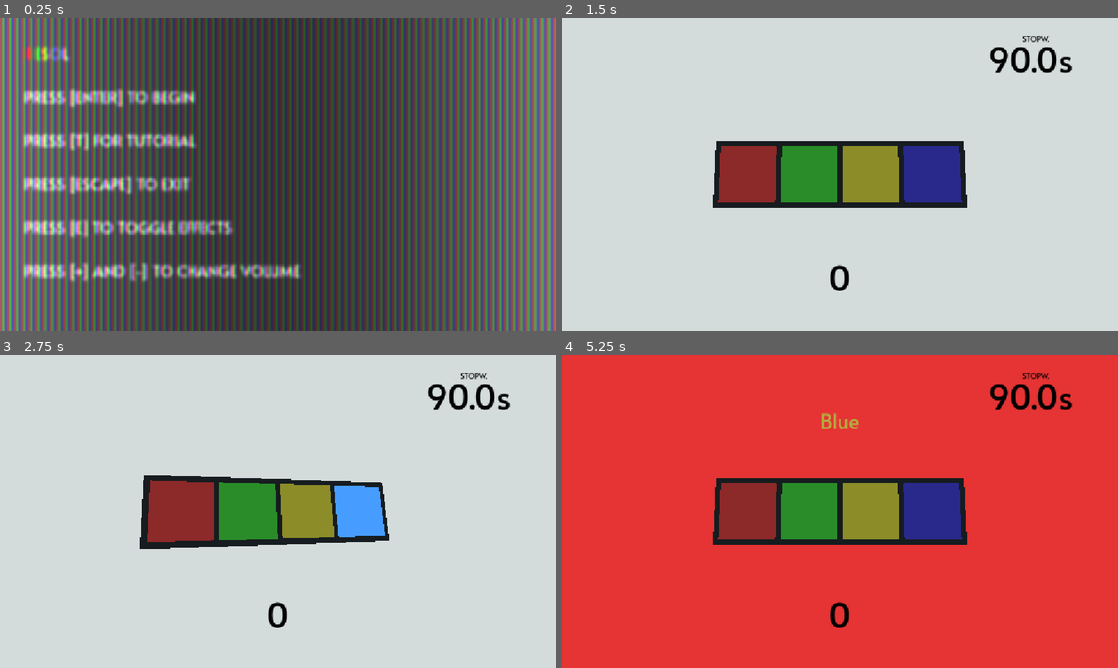
Above: before the commit, frames 1-4 (two rows, left to right).
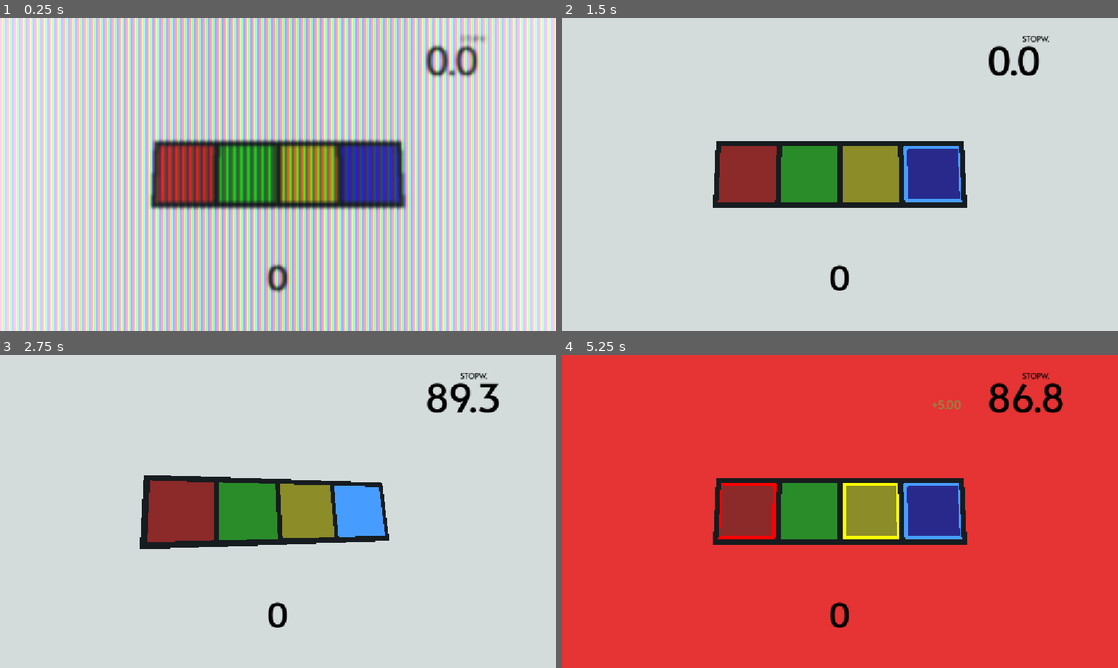
Above: after the commit, the same moments.

Repository: kchy3731/resol
Game: Godot game, scene res://main.tscn
Two runs of this game, one before a commit and one after it. Both use one fixed random seed, a clock stepped at 60 frames per second and the inputs below.
Inputs:
- Up to frame 1 (0.25 s): no input
- Up to frame 2 (1.5 s): tap Enter (start) at 0.5 s; hold + (volume_up) 0.53-1.28 s; hold Enter (start) 0.53-1.28 s; hold - (volume_down) from 1.28 s (still down); tap E (effects) at 1.35 s
- Up to frame 3 (2.75 s): tap Enter (start) at 1.55, 2.3 s; release - (volume_down) at 2.03 s; hold + (volume_up) from 2.03 s (still down); hold K (game_blue) from 2.03 s (still down)
- Up to frame 4 (5.25 s): release K (game_blue) at 2.78 s; tap F (game_green) at 2.85 s; tap Enter (start) at 3.05, 3.8, 4.55 s; release + (volume_up) at 3.53 s; hold D (game_red) 3.53-4.28 s; hold - (volume_down) from 3.53 s (still down); tap R (DEBUG_r) at 4.15 s; tap J (game_yellow) at 4.35 s; tap Y (DEBUG_y) at 4.9 s; hold Enter (start) from 5.03 s (still down)

The runs differ from the first frame. In frame 1, 99% of the frame differs, in the area x 0-100%, y 0-100%; in frame 2, 1.1%; in frame 3, 0.7%; in frame 4, 2.1%.

Commit message:
resolve merge conflicts

Diff:
--- a/main.tscn
+++ b/main.tscn
@@ -18,6 +18,7 @@
 [ext_resource type="Script" uid="uid://cqp204o6kg084" path="res://scripts/input_handler.gd" id="15_yaehf"]
 [ext_resource type="Shader" uid="uid://dq21mqfytk74s" path="res://postprocess.gdshader" id="16_2cqfq"]
 [ext_resource type="PackedScene" uid="uid://vh37iae3l3fk" path="res://ui/main_menu.tscn" id="16_074og"]
+[ext_resource type="Script" uid="uid://dr8j2oqa1a5pk" path="res://timer_update_container.gd" id="16_yaehf"]
 
 [sub_resource type="Environment" id="Environment_057v1"]
 background_mode = 1
@@ -382,6 +383,11 @@
 
 [node name="Game" type="Node3D" unique_id=1628286441]
 script = ExtResource("1_dg77c")
+
+[node name="GameTimer" type="Timer" parent="." unique_id=919197068]
+unique_name_in_owner = true
+wait_time = 90.0
+one_shot = true
 
 [node name="WorldEnvironment" type="WorldEnvironment" parent="." unique_id=1817556914]
 unique_name_in_owner = true
@@ -543,7 +549,7 @@
 offset_bottom = 180.0
 grow_horizontal = 0
 
-[node name="Label" type="Label" parent="Control/TimerContainer" unique_id=1582662004]
+[node name="StopwLabel" type="Label" parent="Control/TimerContainer" unique_id=1582662004]
 layout_mode = 0
 offset_left = 122.0
 offset_top = 31.0
@@ -554,12 +560,20 @@
 [node name="TimerLabel" type="Label" parent="Control/TimerContainer" unique_id=1571408765]
 unique_name_in_owner = true
 layout_mode = 0
-offset_left = 50.0
-offset_top = 33.0
-offset_right = 228.0
-offset_bottom = 132.0
-theme_override_font_sizes/font_size = 72
-text = "90.0s"
+offset_left = 48.0
+offset_top = 31.0
+offset_right = 268.0
+offset_bottom = 142.0
+theme_override_font_sizes/font_size = 80
+
+[node name="TimerUpdate" type="Control" parent="Control/TimerContainer" unique_id=435876261]
+unique_name_in_owner = true
+anchors_preset = 0
+offset_left = -67.0
+offset_top = 89.0
+offset_right = -27.0
+offset_bottom = 129.0
+script = ExtResource("16_yaehf")
 
 [node name="ScoreContainer" type="Control" parent="Control" unique_id=1070441037]
 layout_mode = 1
@@ -602,3 +616,5 @@
 anchor_bottom = 1.0
 grow_horizontal = 2
 grow_vertical = 2
+
+[connection signal="timeout" from="GameTimer" to="." method="_on_time_out"]
--- a/scripts/game.gd
+++ b/scripts/game.gd
@@ -2,6 +2,7 @@
 
 @onready var world: WorldEnvironment = %WorldEnvironment
 @onready var simon: Node = %Simon
+@onready var game_timer: Timer = %GameTimer
 
 const WORD_GUIDE: Dictionary[int, StringName] = {
 	0: "Red",
@@ -27,6 +28,18 @@
 	await simon.flash_incorrect()
 	world.environment.background_color = Color(212/255.0, 220/255.0, 219/255.0)
 
+func _add_time(time: float) -> void:
+	%TimerUpdate.add_time(time)
+	var current_time := game_timer.time_left
+	game_timer.wait_time = current_time + time
+	game_timer.start()
+
+func _lose_time(time: float) -> void:
+	%TimerUpdate.lose_time(time)
+	var current_time := game_timer.time_left
+	game_timer.wait_time = current_time - time
+	game_timer.start()
+
 func _correct() -> void:
 	%ScoreLabel.text = str(simon.score)
 	_flash_correct()
@@ -51,8 +64,17 @@
 	simon.new_rule.connect(_on_new_rule)
 	simon.correct.connect(_correct)
 	simon.wrong.connect(_wrong)
+	await get_tree().create_timer(2).timeout
+	simon.run_game()
+	game_timer.start()
 
-	%Simon.hide()
-	%MainMenu.show()
-	%TimerContainer.hide()
-	%ScoreLabel.hide()
+func _on_time_out() -> void:
+	# player loses here
+	pass
+
+func _process(_delta: float) -> void:
+	%TimerLabel.text = "%.1f" % game_timer.time_left
+	if Input.is_action_just_pressed("DEBUG_y"):
+		_add_time(5)
+	if Input.is_action_just_pressed("DEBUG_r"):
+		_lose_time(5)
--- a/scripts/simon.gd
+++ b/scripts/simon.gd
@@ -5,6 +5,8 @@
 var go_around: int = 0
 var current_sequence: Array[int] = []
 var running: bool = false
+
+var pause_game: bool = false
 
 var inputs: Array[StringName] = ["game_red", "game_green", "game_yellow", "game_blue"]
 @onready var buttons: Array
@@ -20,7 +22,6 @@
 func _ready() -> void:
 	buttons = $"Base/Buttons".get_children()
 	rings = $"Base/Rings".get_children()
-	# run_game()
 
 func _flash_up_all() -> void:
 	for ring in rings:
@@ -47,10 +48,6 @@
 			buttons[i].flash_down()
 			button_pressed.emit(i)
 
-	if Input.is_action_just_pressed("DEBUG_y"):
-		_introduce_rule()
-	if Input.is_action_just_pressed("DEBUG_r"):
-		flash_incorrect()
 
 func _introduce_rule() -> void:
 	var rule = ruleset.produce_rule() # [from, to]
@@ -95,9 +92,8 @@
 	return true
 
 func run_game() -> void:
-	running = true
-	await get_tree().create_timer(2).timeout
 	while true:
+		if pause_game: await get_tree().create_timer(0.1).timeout
 		@warning_ignore("integer_division")
 		current_sequence = make_sequence(3 + max(streak / 2 - 3, 0))
 		if go_around > 0 and streak != 0 and score % 2 == 0:
--- /dev/null
+++ b/timer_update_container.gd
@@ -0,0 +1,28 @@
+extends Control
+
+var green: Color = Color(0.3, 0.8, 0.3)
+var red: Color = Color(0.95, 0.3, 0.3)
+
+func add_time(time: float) -> void:
+	var label: Label = Label.new()
+	label.text = "+%.2f" % time
+	label.add_theme_color_override("font_color", green)
+	label.add_theme_font_size_override("font_size", 24)
+	add_child(label)
+	var tween := create_tween()
+	tween.set_parallel()
+	tween.tween_property(label, "modulate:a", 0, 0.8)
+	tween.tween_property(label, "position:y", -6, 0.8).set_trans(Tween.TRANS_SINE).set_ease(Tween.EASE_OUT)
+	tween.chain().tween_callback(label.queue_free)
+
+func lose_time(time: float) -> void:
+	var label: Label = Label.new()
+	label.text = "-%.2f" % time
+	label.add_theme_color_override("font_color", red)
+	label.add_theme_font_size_override("font_size", 24)
+	add_child(label)
+	var tween := create_tween()
+	tween.set_parallel()
+	tween.tween_property(label, "modulate:a", 0, 0.8)
+	tween.tween_property(label, "position:y", +6, 0.8).set_trans(Tween.TRANS_SINE).set_ease(Tween.EASE_OUT)
+	tween.chain().tween_callback(label.queue_free)
Not shown, added: timer_update_container.gd.uid
